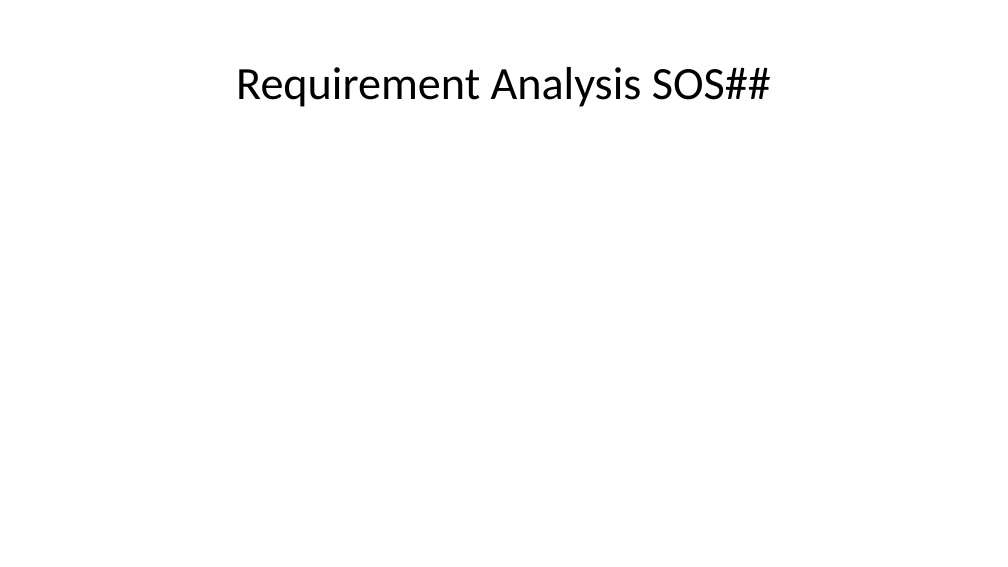
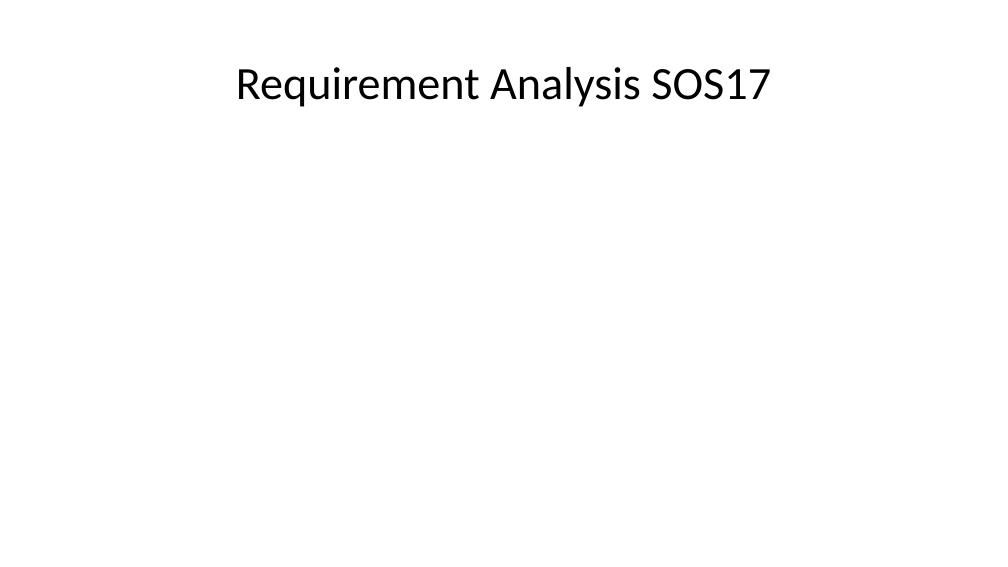
Before and after one commit to arocho032/CEN4010-Team-5, a slide deck: slide 12 of specifications/deliv1/SOS Deliverable 1 Presentation.pptx. Drawn at 1008x567 pixels with LibreOffice and Linux fonts; fonts in the diff are those of the drawing. Boxes give left, top, right and bottom in pixels: in the first picture for what was removed or moved away, otherwise in the second. Text is boxed around its words. In the diff, an @@ line names an element or a change of style, - is before the commit and + after.

```diff
--- a/specifications/deliv1/SOS Deliverable 1 Presentation.pptx
+++ b/specifications/deliv1/SOS Deliverable 1 Presentation.pptx
@@ title at [236, 67, 771, 107]: text changed @@
-Requirement Analysis SOS##
+Requirement Analysis SOS17
```
Also in this commit, not shown: 9 other slides changed, 4 slides added, 4 slides removed, 1 other file.
